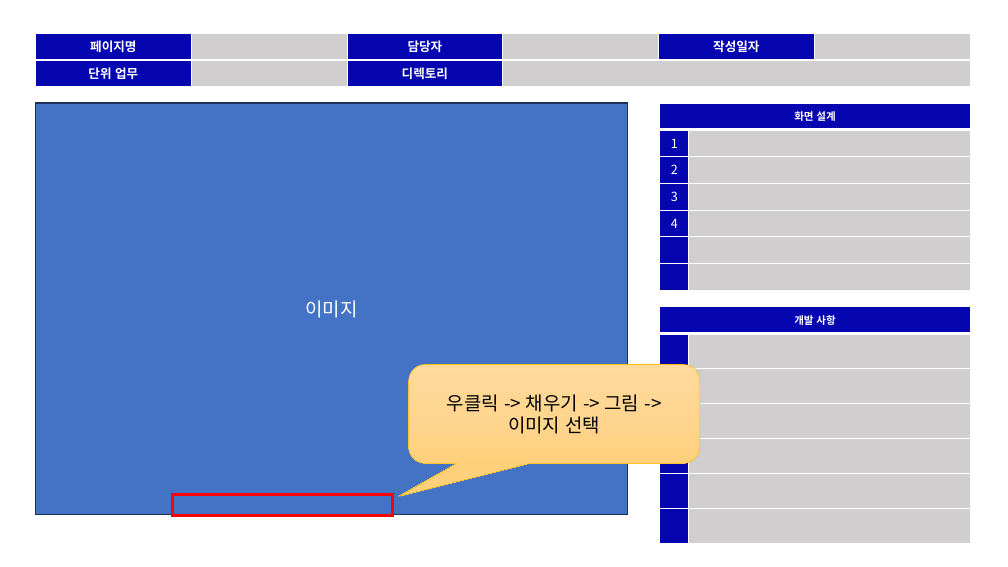
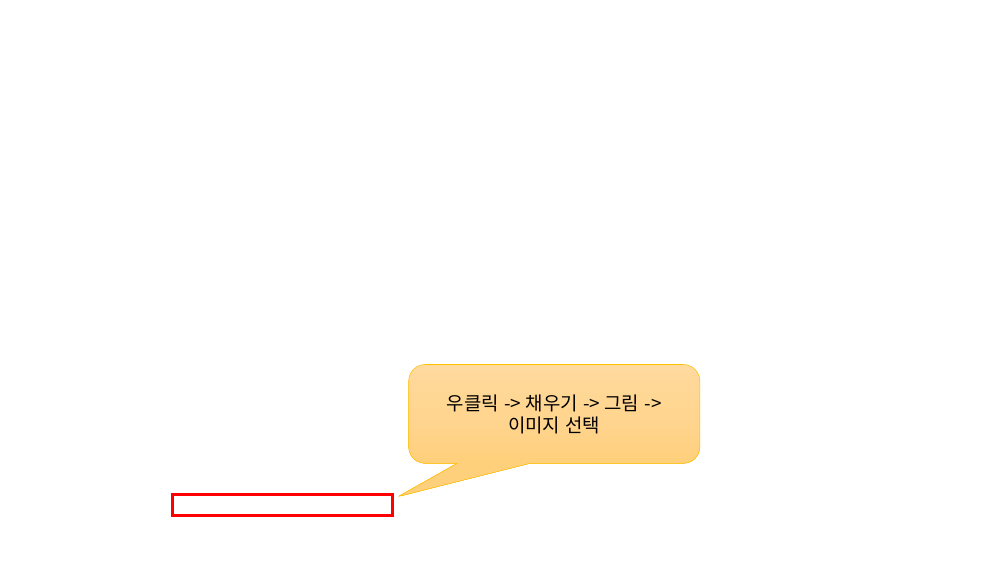
Before and after one commit to jungryeol123/tjg_project, a slide deck: slide 3 of TeamProject_스토리보드.pptx. Drawn at 1008x567 pixels with LibreOffice and Linux fonts; fonts in the diff are those of the drawing; background and template pictures are left out. Boxes give left, top, right and bottom in pixels: in the first picture for what was removed or moved away, otherwise in the second. Text is boxed around its words. In the diff, an @@ line names an element or a change of style, - is before the commit and + after.

Commit message:
20251027 storyboard

```diff
--- a/TeamProject_스토리보드.pptx
+++ b/TeamProject_스토리보드.pptx
@@ table removed at (36, 33, 970, 87), 2 rows, 6 columns @@
-페이지명 |  | 담당자 |  | 작성일자 | 
-단위 업무 |  | 디렉토리 |  |  | 
@@ rectangle removed at (36, 103, 628, 515) @@
-이미지
@@ table removed at (660, 103, 970, 290), 7 rows, 2 columns @@
-화면 설계 | 
-1 | 
-2 | 
-3 | 
-4 | 
- | 
- | 
@@ table removed at (660, 307, 970, 515), 7 rows, 2 columns @@
-개발 사항 | 
- | 
- | 
- | 
- | 
- | 
- | 
```
